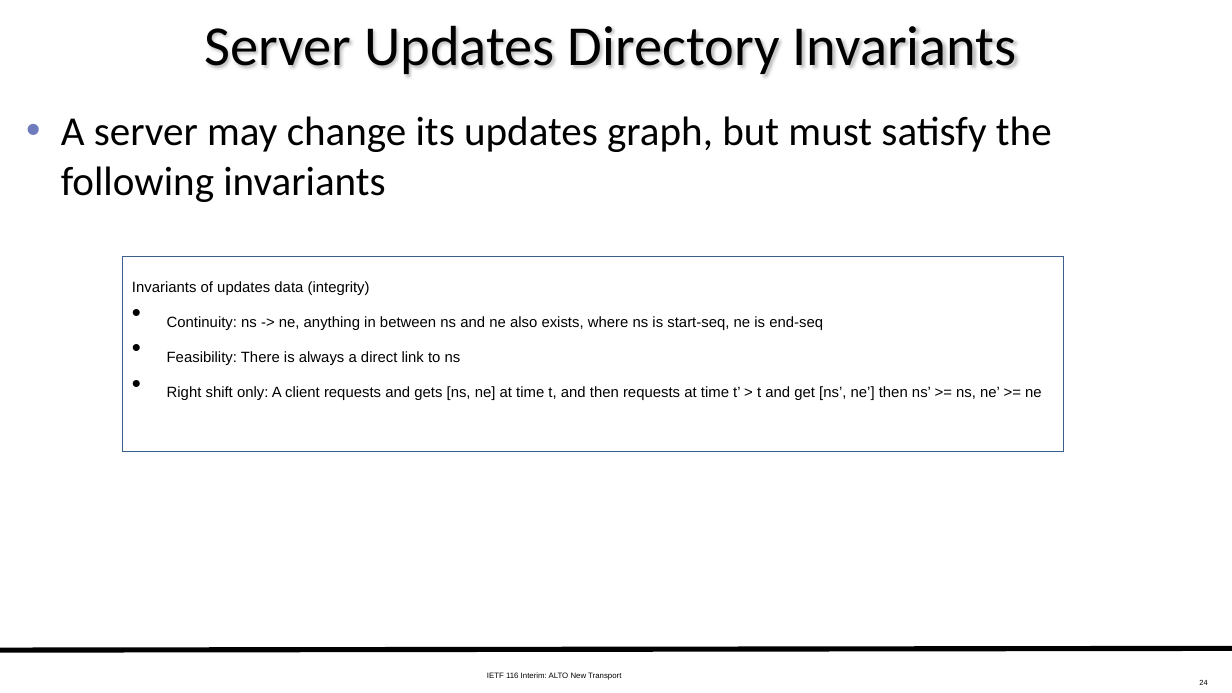
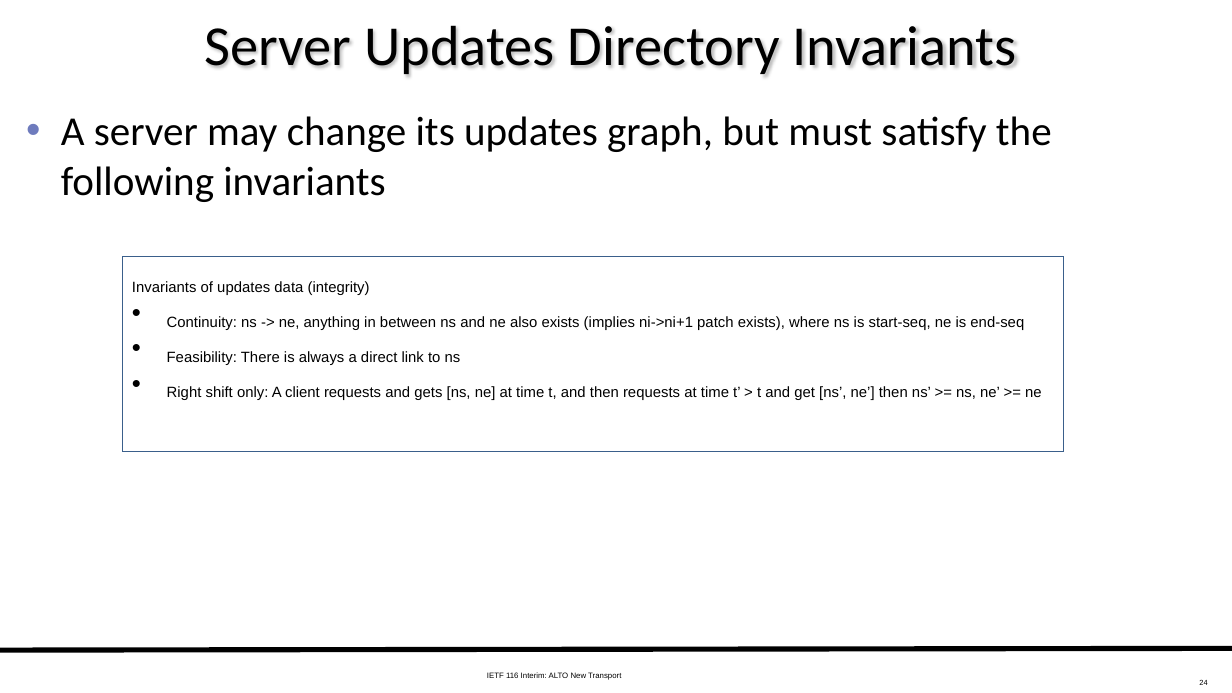
Before and after one commit to ietf-wg-alto/wg-materials, a slide deck: slide 24 of meetings-ietf/ietf-116-interim/slides-116-interim-alto-transport.pptx. Drawn at 1232x693 pixels with LibreOffice and Linux fonts; fonts in the diff are those of the drawing. Boxes give left, top, right and bottom in pixels: in the first picture for what was removed or moved away, otherwise in the second. Text is boxed around its words. In the diff, an @@ line names an element or a change of style, - is before the commit and + after.

```diff
--- a/meetings-ietf/ietf-116-interim/slides-116-interim-alto-transport.pptx
+++ b/meetings-ietf/ietf-116-interim/slides-116-interim-alto-transport.pptx
@@ text in rectangle at [167,316,1024,330]: text changed @@
-• Continuity: ns -> ne, anything in between ns and ne also exists, where ns is start-seq, ne is end-seq
+• Continuity: ns -> ne, anything in between ns and ne also exists (implies ni->ni+1 patch exists), where ns is start-seq, ne is end-seq
```
Also in this commit, not shown: 6 other slides changed.
